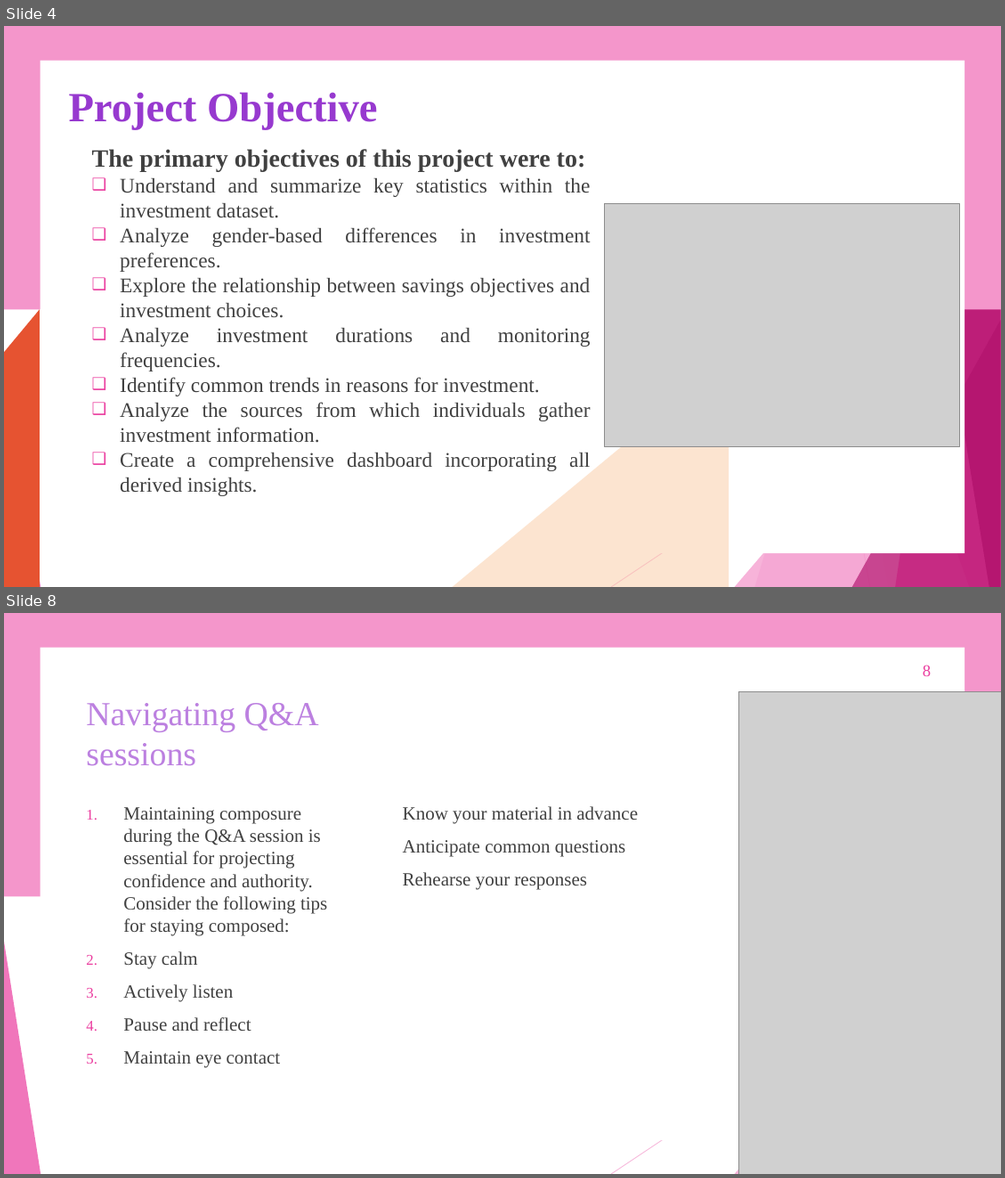
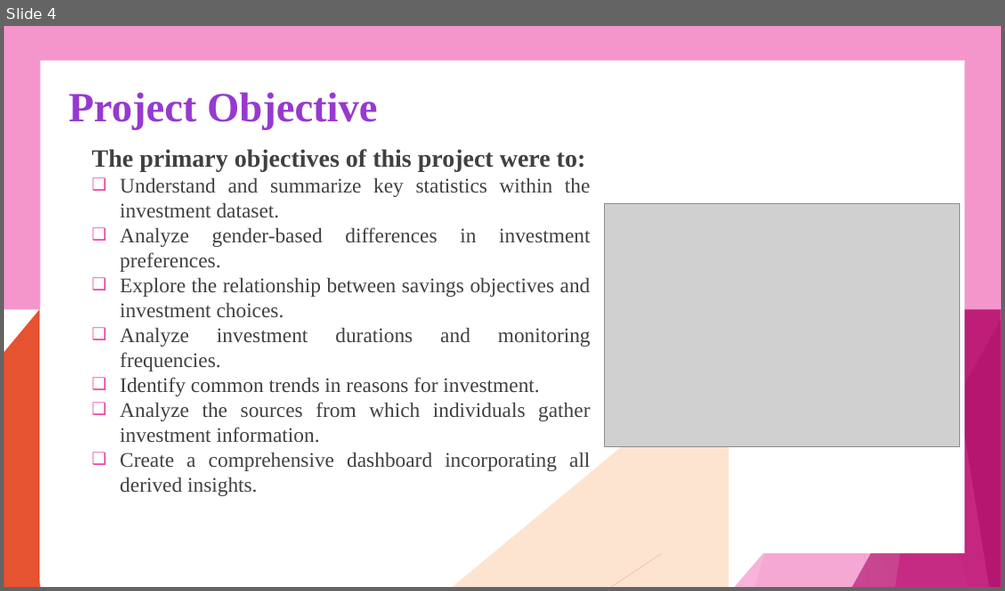
Before and after one commit to Paromita23/InLighn_Tech_Internship, a slide deck: PROJECT REPORT/Investment Analysis using POWER BI project Report.pptx. Shown one above the other, each under a label of ours: slides 4 and 8 before the commit, slide 4 after it; the slides between them are not shown. The pictures are 1005x1178 and 1005x591 pixels, drawn with LibreOffice and Linux fonts; fonts in the diff are those of the drawing; grey boxes stand for pictures. Boxes give left, top, right and bottom in pixels: in the first picture for what was removed or moved away, otherwise in the second. Text is boxed around its words. In the diff, an @@ line names an element or a change of style, - is before the commit and + after.

```diff
--- a/PROJECT REPORT/Investment Analysis using POWER BI project Report.pptx
+++ b/PROJECT REPORT/Investment Analysis using POWER BI project Report.pptx
@@ slide 8 removed at [4,613,1001,1174], background #FFFFFF; not listed: 12 template elements that a slide beside it also shows @@
@@ page number removed at [922,665,930,676] @@
-8
@@ picture removed at [739,692,1001,1174] @@
@@ title removed at [86,703,319,766] @@
-Navigating Q&A
-sessions
@@ text removed at [123,807,327,1067] @@
-1. Maintaining composure during the Q&A session is essential for projecting confidence and authority. Consider the following tips for staying composed:
-2. Stay calm
-3. Actively listen
-4. Pause and reflect
-5. Maintain eye contact
@@ text removed at [403,806,638,890] @@
-Know your material in advance
-Anticipate common questions
-Rehearse your responses
@@ freeform shape removed at [769,940,1001,1174] @@
@@ freeform shape removed at [840,1011,1001,1174] @@
@@ freeform shape removed at [919,1091,1001,1174] @@
```
Also in this commit, not shown: 1 slide changed, 8 slides added, 7 other slides removed.
